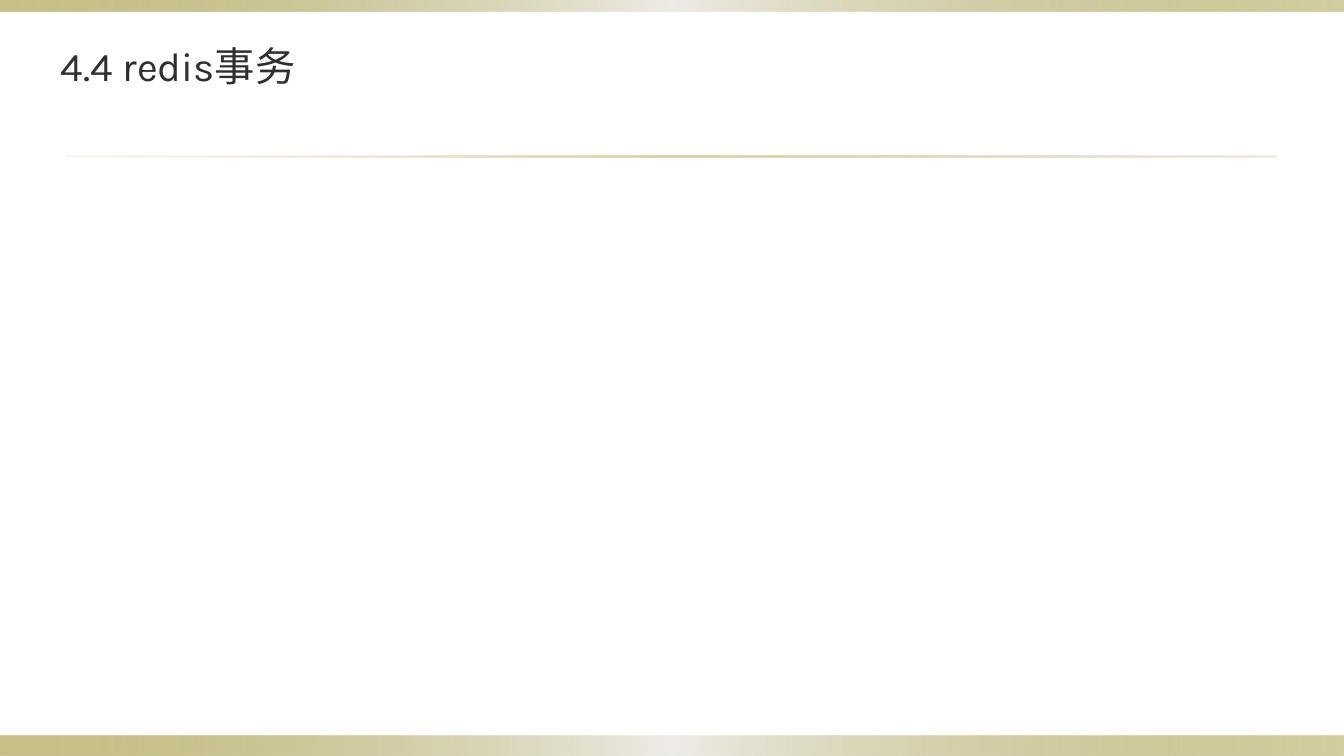
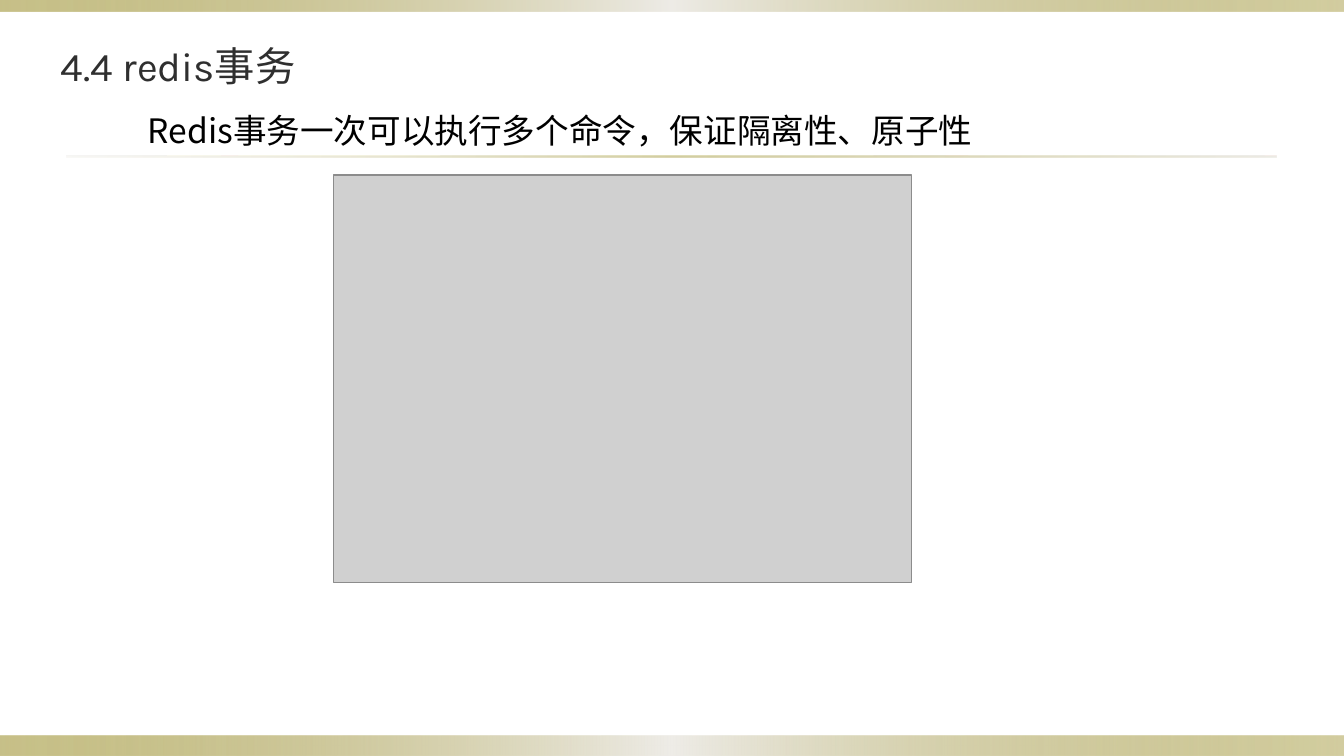
Before and after one commit to sunyanxia/demo1, a slide deck: slide 22 of redis.pptx. Drawn at 1344x756 pixels with LibreOffice and Linux fonts; fonts in the diff are those of the drawing; grey boxes stand for pictures; background and template pictures are left out. Boxes give left, top, right and bottom in pixels: in the first picture for what was removed or moved away, otherwise in the second. Text is boxed around its words. In the diff, an @@ line names an element or a change of style, - is before the commit and + after.

```diff
--- a/redis.pptx
+++ b/redis.pptx
@@ text added at (x1=148, y1=114, x2=973, y2=147), 18 pt, text #000000 @@
+  Redis事务一次可以执行多个命令，保证隔离性、原子性
@@ picture added at (x1=333, y1=175, x2=911, y2=582) @@
```
Also in this commit, not shown: 1 other slide changed.
